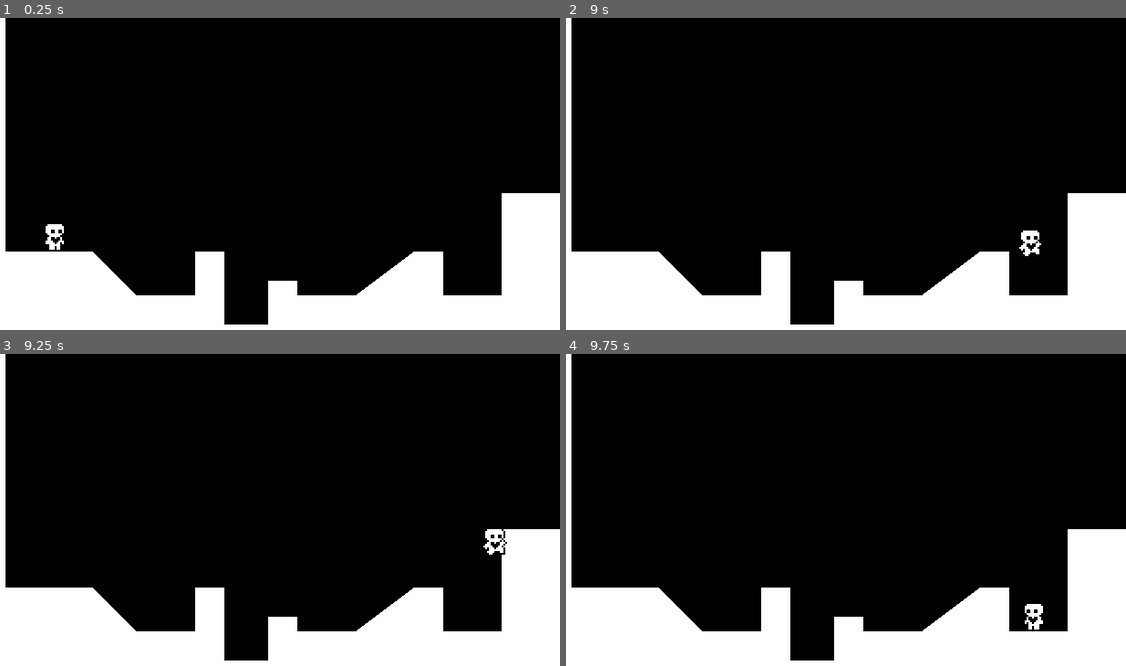
Above: before the commit, frames 1-4 (two rows, left to right).
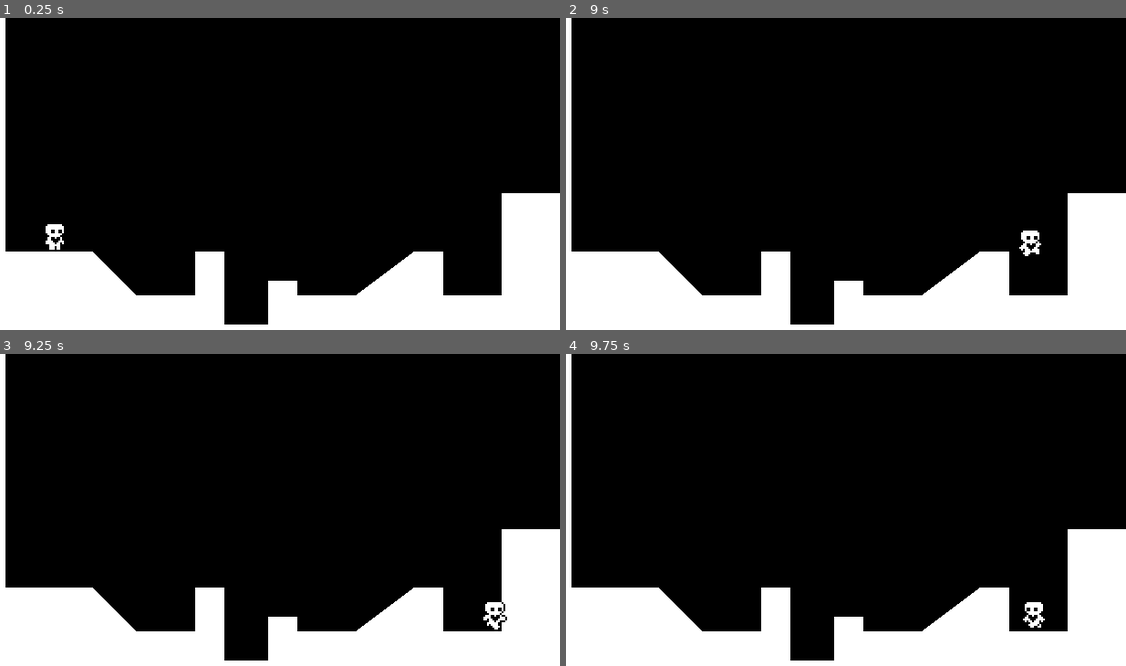
Above: after the commit, the same moments.

Repository: Hitchhiker-Dave/Heart_Beast_Tutorial_Godot4
Game: Godot game, scene res://world.tscn
The game is run twice, just before and just after one commit, with the same random seed, the same clock (stepped at 60 frames per second) and the same inputs.
Inputs:
- Up to frame 1 (0.25 s): no input
- Up to frame 2 (9 s): tap Enter (ui_accept) at 0.5, 0.77, 1.52, 2.75, 3.02, 3.77, 4.52, 6.02, 6.77, 7.52 s; hold Right (ui_right) 0.53-2.03 s; hold Left (ui_left) 2.03-2.78 s; hold Right (ui_right) 2.78-4.28 s; hold Left (ui_left) 4.28-5.03 s; hold Right (ui_right) 5.03-5.78 s; hold Left (ui_left) 5.78-7.28 s; hold Right (ui_right) from 7.28 s (still down)
- Up to frame 3 (9.25 s): keep holding Right (ui_right); tap Enter (ui_accept) at 9.02 s
- Up to frame 4 (9.75 s): release Right (ui_right) at 9.53 s; hold Left (ui_left) from 9.53 s (still down)

Frames 1-2 are identical in both runs. In frame 3, 0.4% of the frame differs, in the area x 86-91%, y 56-89%; in frame 4, 0.1%.

Commit message:
Coyote Time (Minor Fixes)
Cleaned up Coyote Time debug code and fixed bug where Coyote Timer was constantly starting at the wrong time

Diff:
--- a/player.gd
+++ b/player.gd
@@ -1,5 +1,5 @@
 #template for Character Body 2d
-#Stopped tutorial at 49:00 mark
+##rewatch Custom Resources vid; it's easy to understand I just didn't follow from the start like a fool
 extends CharacterBody2D
 
 @onready var animated_sprite_2d = $AnimatedSprite2D
@@ -12,7 +12,7 @@
 #template variables
 const SPEED = 100.0
 const JUMP_VELOCITY = -250.0
-var count = 0
+
 #Custom Var
 # var was_on_floor
 # var just_left_ledge
@@ -81,6 +81,4 @@
 	#Coyote Time Handler
 	var just_left_ledge = was_on_floor and not is_on_floor() and velocity.y >= 0
 	if just_left_ledge:
-		count += 1
-		print("Coyote Time", count)
-		coyote_jump_timer.start(1)
+		coyote_jump_timer.start()
--- a/player.tscn
+++ b/player.tscn
@@ -82,7 +82,7 @@
 height = 60.0
 
 [node name="Player" type="CharacterBody2D"]
-floor_snap_length = 2.0
+floor_snap_length = 3.0
 script = ExtResource("1_cuhup")
 
 [node name="AnimatedSprite2D" type="AnimatedSprite2D" parent="."]
@@ -97,5 +97,5 @@
 shape = SubResource("CapsuleShape2D_w1b60")
 
 [node name="CoyoteJumpTimer" type="Timer" parent="."]
-wait_time = 1.1
+wait_time = 0.1
 one_shot = true
